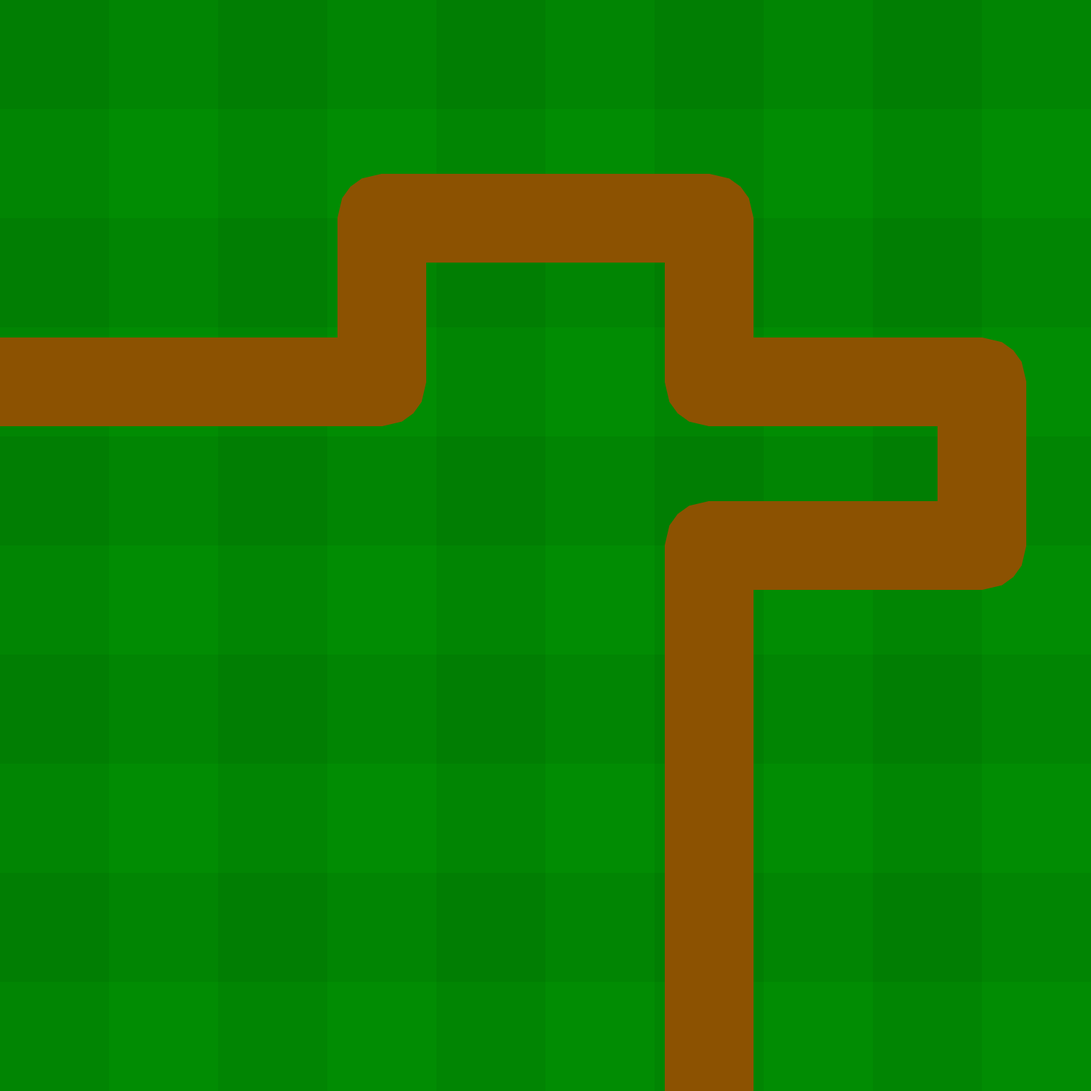
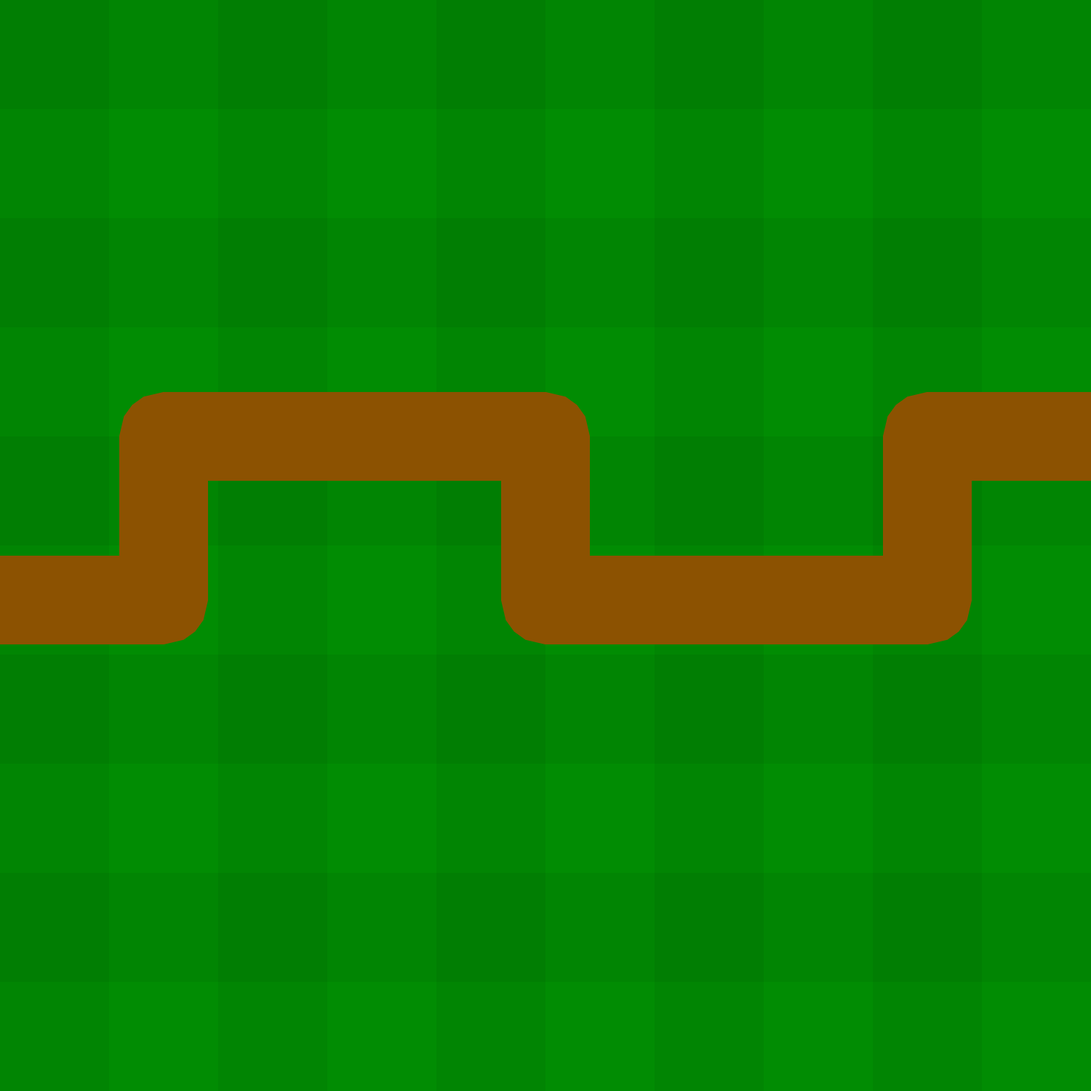
The second 1091x1091 image is a revision of the first. Changes to its layers:
added layer "Path 7" above "Path 6" over [0, 435, 1091, 602]
hid "Path 6" over [0, 217, 984, 1091]
